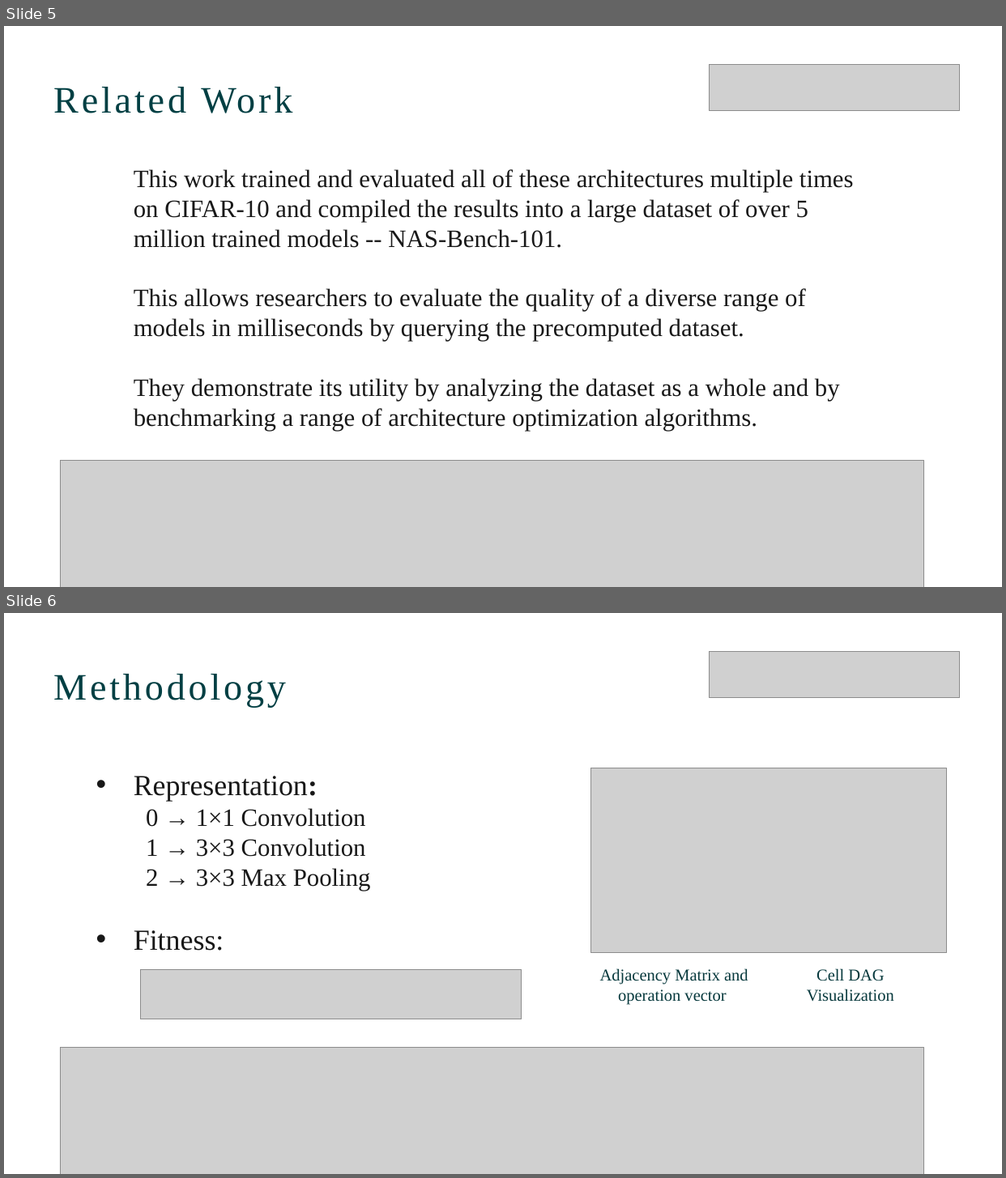
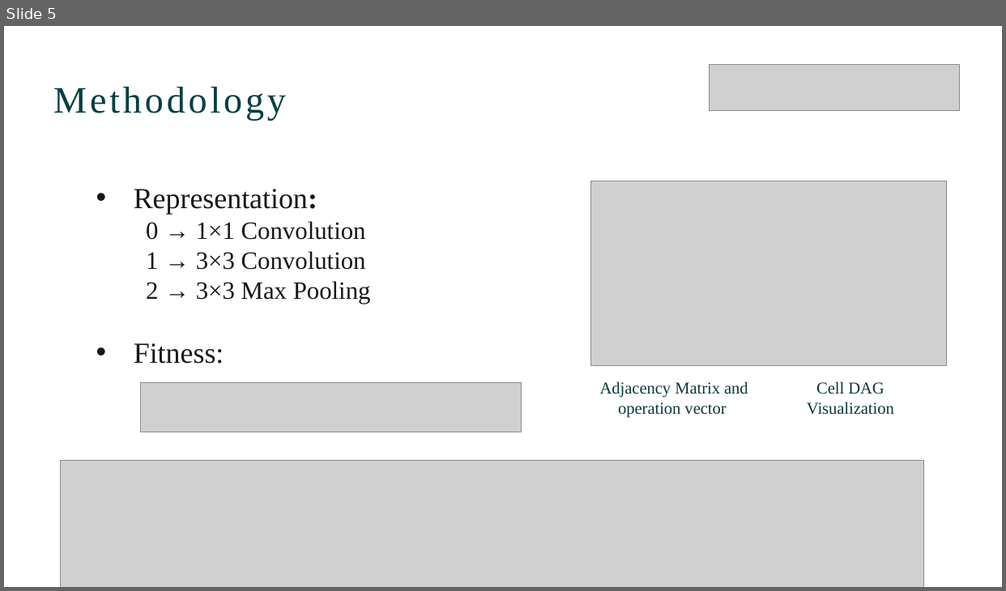
Before and after one commit to chenyicc/fxx_project, a slide deck: nasbench-master/第8组_中期.pptx. Shown one above the other, each under a label of ours: slides 5 and 6 before the commit, slide 5 after it. The pictures are 1006x1178 and 1006x591 pixels, drawn with LibreOffice and Linux fonts; fonts in the diff are those of the drawing; grey boxes stand for pictures; background and template pictures are left out. Boxes give left, top, right and bottom in pixels: in the first picture for what was removed or moved away, otherwise in the second. Text is boxed around its words. In the diff, an @@ line names an element or a change of style, - is before the commit and + after.

```diff
--- a/nasbench-master/第8组_中期.pptx
+++ b/nasbench-master/第8组_中期.pptx
@@ slide 5 removed at <box>4,26,1002,587</box>, background #FFFFFF @@
@@ picture removed at <box>710,64,960,110</box> @@
@@ text removed at <box>53,87,292,113</box> @@
-Related Work
@@ text removed at <box>134,169,854,431</box> @@
-  This work trained and evaluated all of these architectures multiple times on CIFAR-10 and compiled the results into a large dataset of over 5 million trained models -- NAS-Bench-101.
-  This allows researchers to evaluate the quality of a diverse range of models in milliseconds by querying the precomputed dataset.
-  They demonstrate its utility by analyzing the dataset as a whole and by benchmarking a range of architecture optimization algorithms.
@@ picture removed at <box>60,461,924,587</box> @@
@@ what was slide 6 is now slide 5 @@
```
Also in this commit, not shown: 5 slides changed, 3 slides added, 4 other slides removed.
